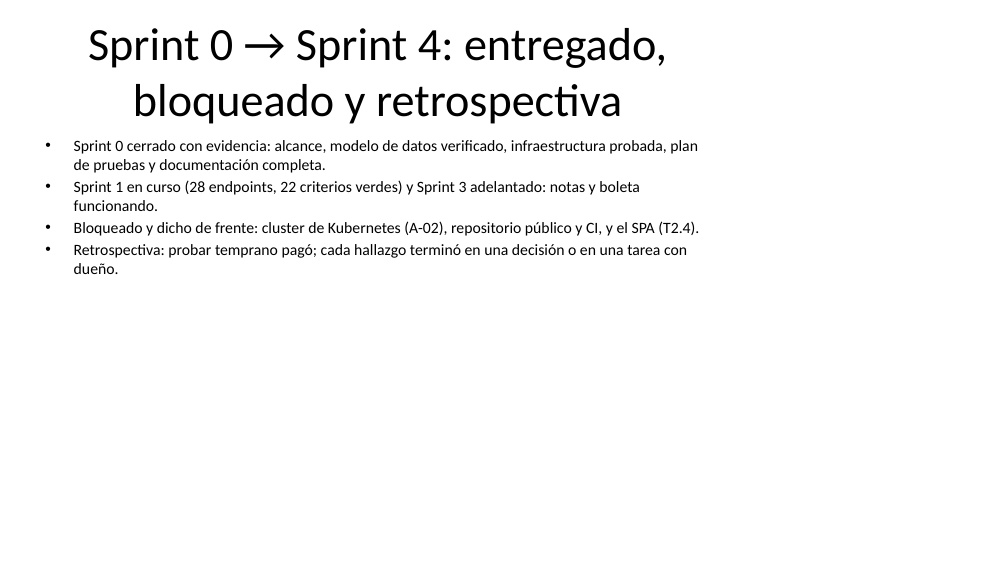
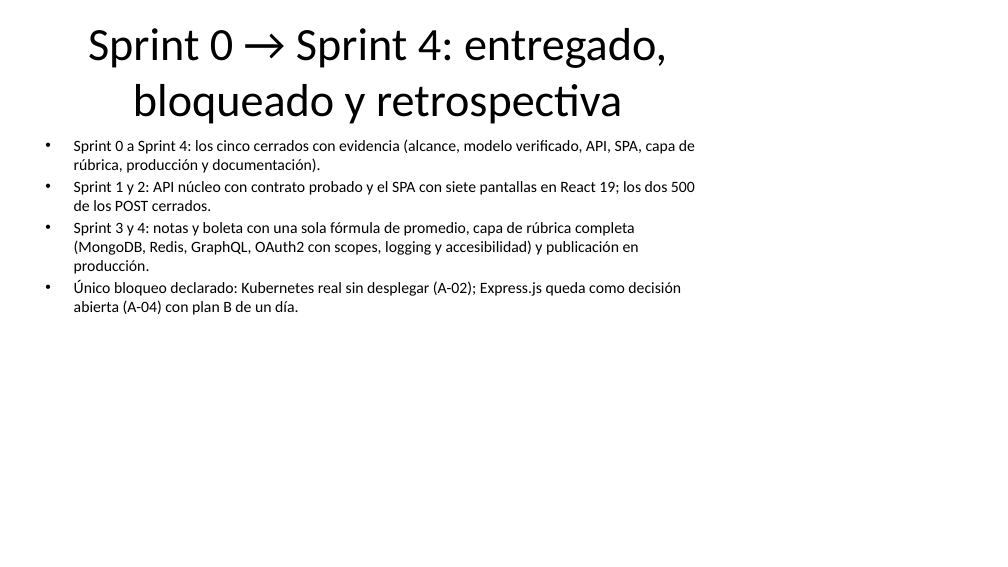
Before and after one commit to rarteagar/gs08-matriculas, a slide deck: slide 13 of docs/informe/exposicion-gs08-2026-10-13.pptx (slide 11 before the commit). Drawn at 1008x567 pixels with LibreOffice and Linux fonts; fonts in the diff are those of the drawing. Boxes give left, top, right and bottom in pixels: in the first picture for what was removed or moved away, otherwise in the second. Text is boxed around its words. In the diff, an @@ line names an element or a change of style, - is before the commit and + after.

```diff
--- a/docs/informe/exposicion-gs08-2026-10-13.pptx
+++ b/docs/informe/exposicion-gs08-2026-10-13.pptx
@@ text at bbox=[74, 139, 695, 315]: text changed @@
-• Sprint 0 cerrado con evidencia: alcance, modelo de datos verificado, infraestructura probada, plan de pruebas y documentación completa.
-• Sprint 1 en curso (28 endpoints, 22 criterios verdes) y Sprint 3 adelantado: notas y boleta funcionando.
-• Bloqueado y dicho de frente: cluster de Kubernetes (A-02), repositorio público y CI, y el SPA (T2.4).
-• Retrospectiva: probar temprano pagó; cada hallazgo terminó en una decisión o en una tarea con dueño.
+• Sprint 0 a Sprint 4: los cinco cerrados con evidencia (alcance, modelo verificado, API, SPA, capa de rúbrica, producción y documentación).
+• Sprint 1 y 2: API núcleo con contrato probado y el SPA con siete pantallas en React 19; los dos 500 de los POST cerrados.
+• Sprint 3 y 4: notas y boleta con una sola fórmula de promedio, capa de rúbrica completa (MongoDB, Redis, GraphQL, OAuth2 con scopes, logging y accesibilidad) y publicación en producción.
+• Único bloqueo declarado: Kubernetes real sin desplegar (A-02); Express.js queda como decisión abierta (A-04) con plan B de un día.
```
Also in this commit, not shown: 4 other slides changed, 2 slides added, 8 other files.
